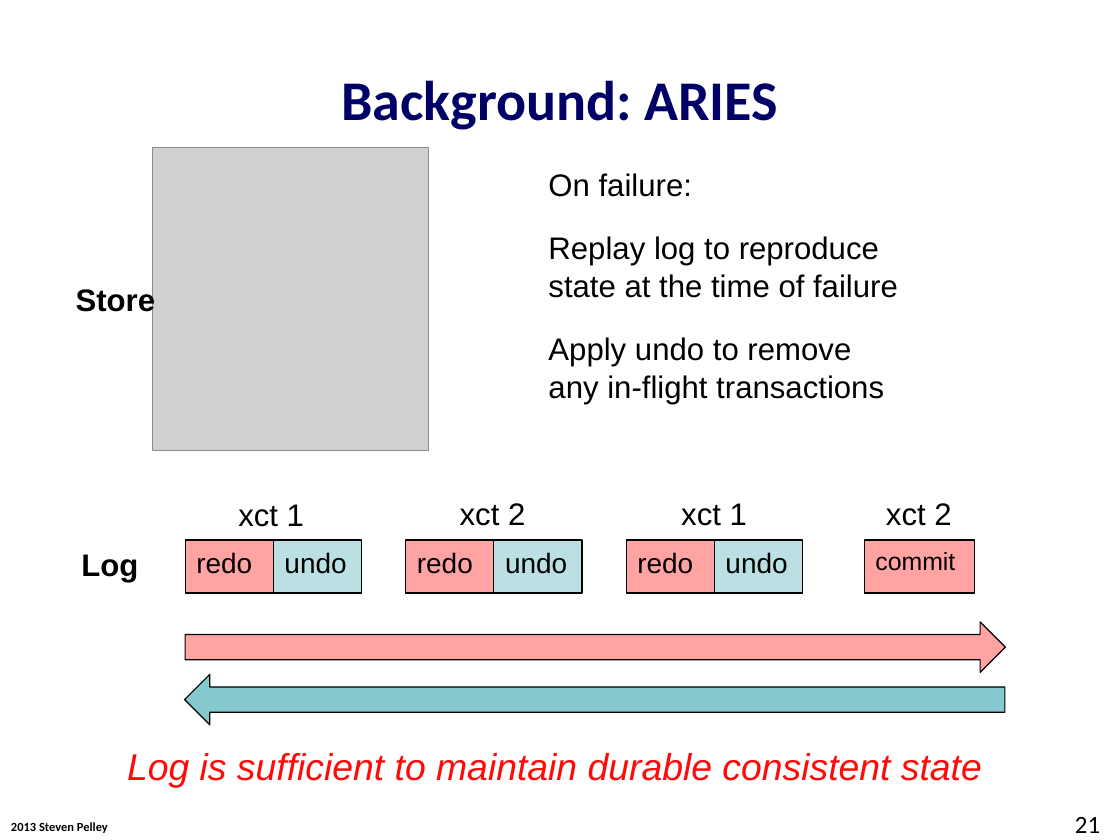
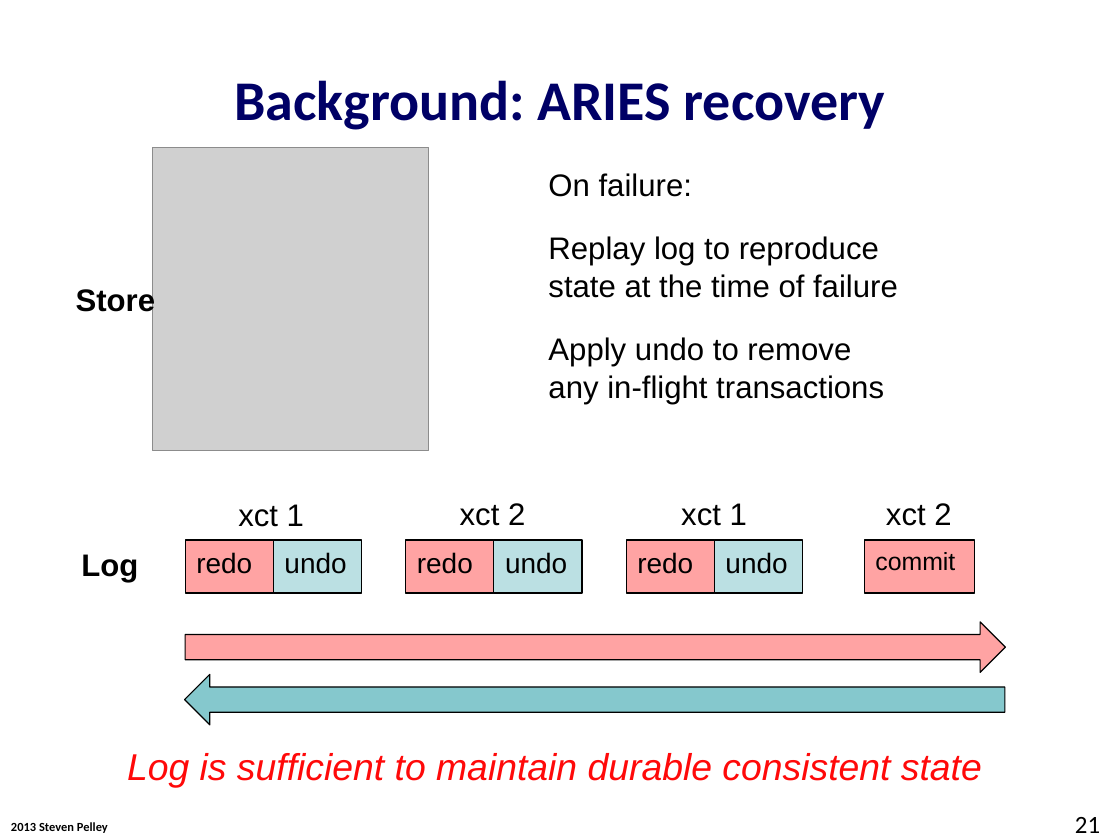
Before and after one commit to Abulila/dissertation, a slide deck: slide 21 of proposal/proposal.pptx. Drawn at 1120x840 pixels with LibreOffice and Linux fonts; fonts in the diff are those of the drawing; grey boxes stand for pictures; background and template pictures are left out. Boxes give left, top, right and bottom in pixels: in the first picture for what was removed or moved away, otherwise in the second. Text is boxed around its words. In the diff, an @@ line names an element or a change of style, - is before the commit and + after.

```diff
--- a/proposal/proposal.pptx
+++ b/proposal/proposal.pptx
@@ title at [234,80,885,130]: text changed @@
-Background: ARIES
+Background: ARIES recovery
```
Also in this commit, not shown: 11 other slides changed.
